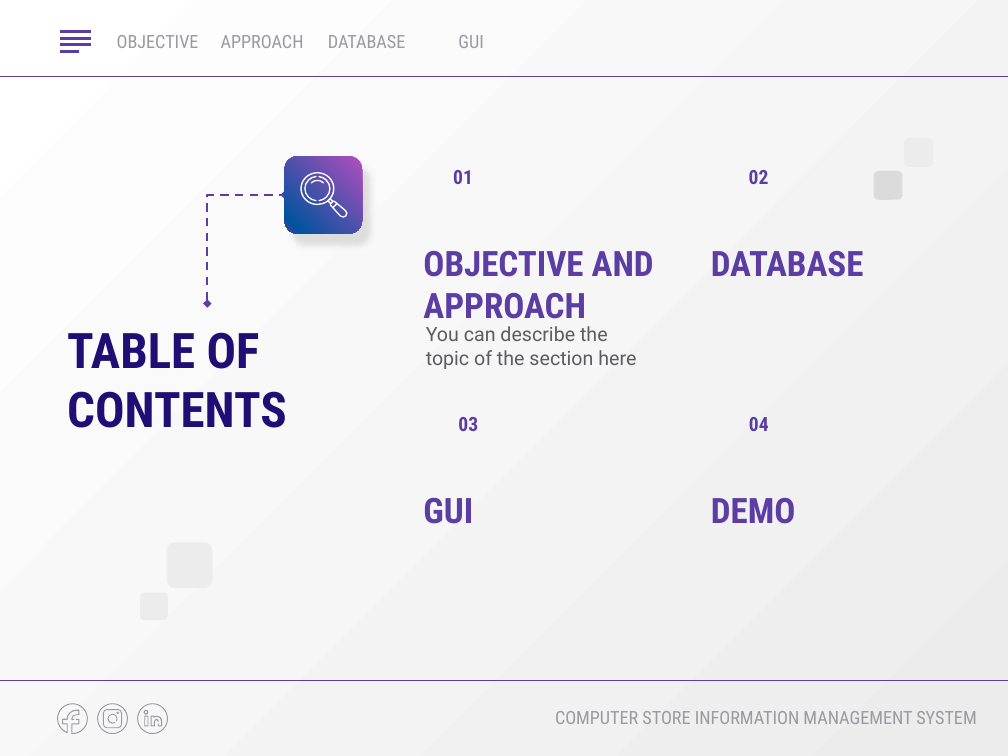
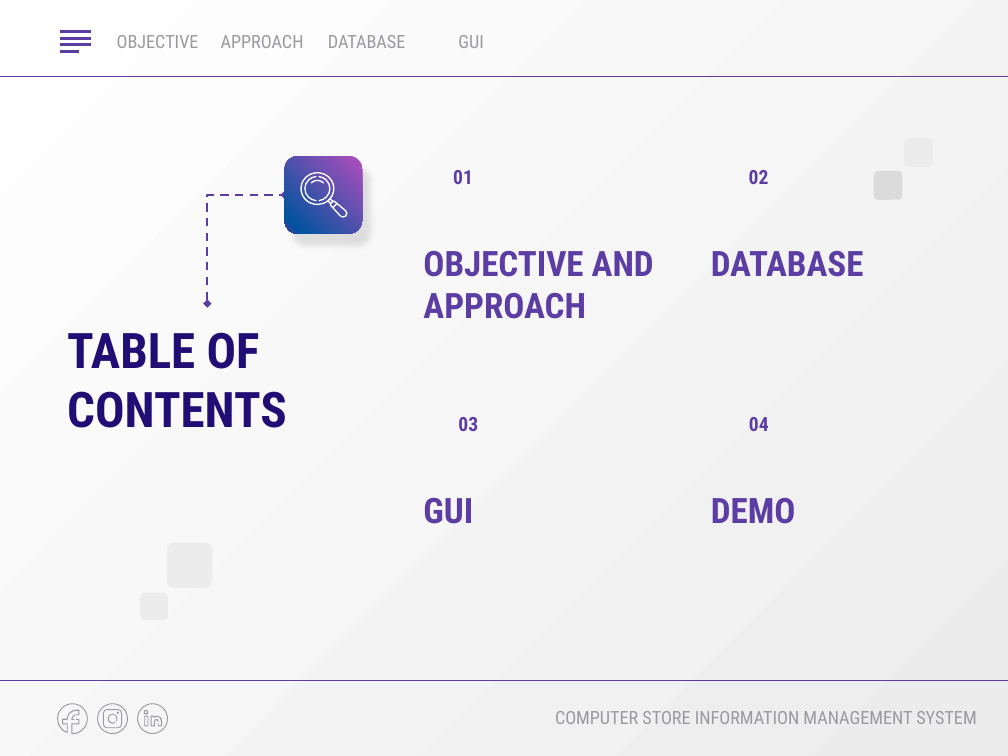
Before and after one commit to nguyenlong0920/Computer-Store-Information-Management-System, a slide deck: slide 2 of front-end/Computer-Store-Information-Management-System-Group5.pptx. Drawn at 1008x756 pixels with LibreOffice and Linux fonts; fonts in the diff are those of the drawing. Boxes give left, top, right and bottom in pixels: in the first picture for what was removed or moved away, otherwise in the second. Text is boxed around its words. In the diff, an @@ line names an element or a change of style, - is before the commit and + after.

Commit message:
update databases

```diff
--- a/front-end/Computer-Store-Information-Management-System-Group5.pptx
+++ b/front-end/Computer-Store-Information-Management-System-Group5.pptx
@@ subtitle removed at [426, 326, 636, 369] @@
-You can describe the topic of the section here
```
Also in this commit, not shown: 1 other file.
